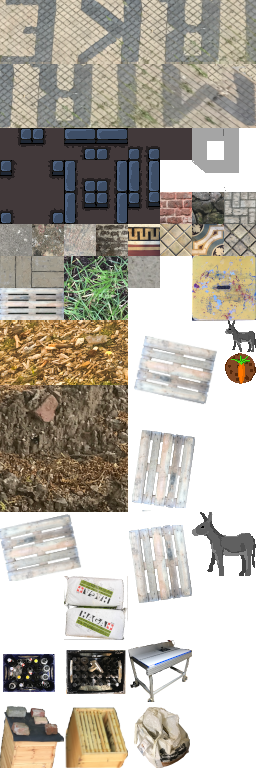
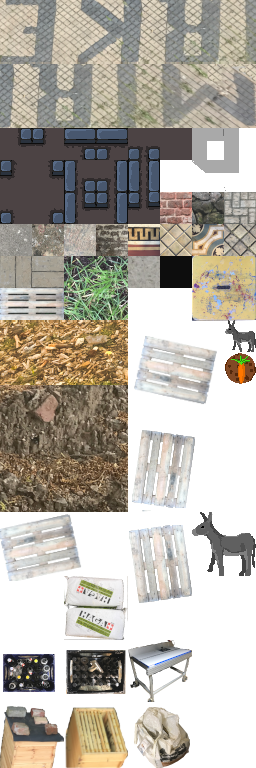
Layers edited between the first and the second 256 x 768 image:
"dungeon.png": opacity 100% → 95%, painted on it over [0, 0, 256, 768]
